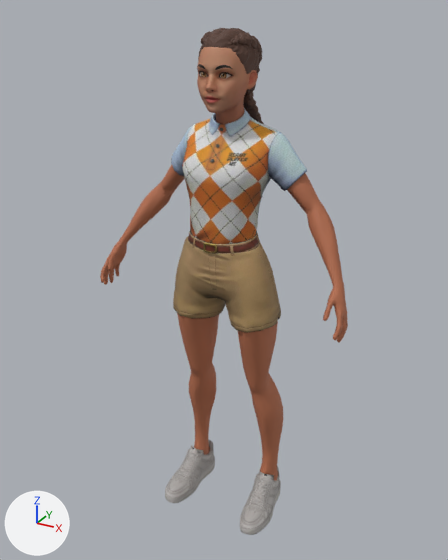
The glTF model public/assets/models/scene3/character_girlfriend/animated-girlfriend.glb as it was, and as the next commit left it.
Both versions are drawn from a camera (50 mm lens) standing at (0.945, -1.776, 1.811) and looking at (-0.02, -0.021, 0.934). Arrows for +X, +Y and +Z are at lower left; the lights stay in place. Vertices at the same position are counted once.

The first picture shows 'Wolf3D_Body', 'Wolf3D_Hair', 'Wolf3D_Head', 'Wolf3D_Outfit_Bottom', 'Wolf3D_Outfit_Footwear', 'Wolf3D_Outfit_Top'.
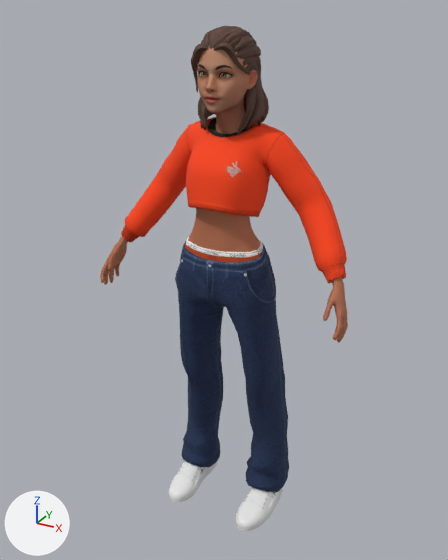
Where the change shows, as pixel boxes [x1, y1, x2, y2] in the pictures (448 x 560 px):
'Wolf3D_Outfit_Bottom.001', added: after [175, 237, 289, 492]
'Wolf3D_Outfit_Top.001', added: after [121, 117, 347, 283]
'Wolf3D_Body', deleted: before [100, 164, 348, 481]
'Wolf3D_Outfit_Top', deleted: before [171, 108, 307, 244]
'Wolf3D_Outfit_Bottom', deleted: before [173, 230, 281, 333]
'Wolf3D_Body.001', added: after [100, 208, 348, 343]
'Wolf3D_Outfit_Footwear', reshaped: before [165, 440, 281, 535]; after [169, 461, 283, 531]
'Wolf3D_Hair.001', added: after [191, 26, 269, 135]
'Wolf3D_Hair', deleted: before [198, 28, 264, 197]
part 1 of me_wolf3d_outfit_footwear, rebuilt: before [165, 440, 215, 503]; after [169, 461, 218, 502]
part 2 of me_wolf3d_outfit_footwear, rebuilt: before [240, 466, 281, 535]; after [236, 487, 283, 531]

Patch to the scene script:
```diff
--- a/public/assets/models/scene3/character_girlfriend/animated-girlfriend.glb.py
+++ b/public/assets/models/scene3/character_girlfriend/animated-girlfriend.glb.py
@@ mat_wolf3d_outfit_footwear @@
+mat_wolf3d_outfit_footwear = bpy.data.materials.new('Wolf3D_Outfit_Footwear')
+# uses the picture img_image_4
+# uses the picture img_image_5
+# uses the picture img_image_6
@@ mat_wolf3d_outfit_top @@
+mat_wolf3d_outfit_top = bpy.data.materials.new('Wolf3D_Outfit_Top')
+# uses the picture img_image_7
+# uses the picture img_image_8
+# uses the picture img_image_9
@@ mat_wolf3d_outfit_bottom @@
+mat_wolf3d_outfit_bottom = bpy.data.materials.new('Wolf3D_Outfit_Bottom')
+# uses the picture img_image_1
+# uses the picture img_image_2
+# uses the picture img_image_3
@@ mat_wolf3d_hair @@
+mat_wolf3d_hair = bpy.data.materials.new('Wolf3D_Hair')
+# uses the picture img_basecolor_002
+# uses the picture img_hair_16_n
@@ mat_wolf3d_body @@
+mat_wolf3d_body = bpy.data.materials.new('Wolf3D_Body')
+# uses the picture img_basecolor_001
+# uses the picture img_image_0
@@ me_wolf3d_outfit_footwear @@
-me_wolf3d_outfit_footwear.from_pydata(...)  # 706 vertices, 1322 faces; spans x -0.222..0.222, y -0.203..0.097, z 0.001..0.148
-me_wolf3d_outfit_footwear.materials.append(mat_wolf3d_outfit_footwear_001)
+me_wolf3d_outfit_footwear.from_pydata(...)  # 451 vertices, 847 faces; spans x -0.214..0.214, y -0.2..0.124, z 0.0..0.138
+# me_wolf3d_outfit_footwear part 1: the loose piece of 353 vertices spanning x -0.222..-0.112, y -0.203..0.097, z 0.001..0.148 is rebuilt with 226 vertices and now spans x -0.214..-0.103, y -0.199..0.124, z 0.0..0.138, in mat_wolf3d_outfit_footwear
+# me_wolf3d_outfit_footwear part 2: the loose piece of 353 vertices spanning x 0.112..0.222, y -0.203..0.097, z 0.001..0.148 is rebuilt with 207 vertices and now spans x 0.103..0.214, y -0.2..0.124, z 0.0..0.138, in mat_wolf3d_outfit_footwear
+me_wolf3d_outfit_footwear.materials.append(mat_wolf3d_outfit_footwear)
@@ ob_wolf3d_body @@
-ob_wolf3d_body = bpy.data.objects.new('Wolf3D_Body', me_wolf3d_body)
@@ ob_wolf3d_hair @@
-ob_wolf3d_hair = bpy.data.objects.new('Wolf3D_Hair', me_wolf3d_hair)
@@ ob_wolf3d_outfit_bottom @@
-ob_wolf3d_outfit_bottom = bpy.data.objects.new('Wolf3D_Outfit_Bottom', me_wolf3d_outfit_bottom)
@@ ob_wolf3d_outfit_top @@
-ob_wolf3d_outfit_top = bpy.data.objects.new('Wolf3D_Outfit_Top', me_wolf3d_outfit_top)
@@ ob_wolf3d_outfit_top_001 @@
+ob_wolf3d_outfit_top_001 = bpy.data.objects.new('Wolf3D_Outfit_Top.001', me_wolf3d_outfit_top_001)  # 1337 vertices, 2604 faces; spans x -0.425..0.425, y -0.172..0.089, z 1.023..1.496
+ob_wolf3d_outfit_top_001.location = (0.0, 0.0, 0.0)
@@ ob_wolf3d_outfit_bottom_001 @@
+ob_wolf3d_outfit_bottom_001 = bpy.data.objects.new('Wolf3D_Outfit_Bottom.001', me_wolf3d_outfit_bottom_001)  # 667 vertices, 1280 faces; spans x -0.23..0.228, y -0.163..0.128, z 0.058..1.092
+ob_wolf3d_outfit_bottom_001.location = (0.0, 0.0, 0.0)
@@ ob_wolf3d_hair_001 @@
+ob_wolf3d_hair_001 = bpy.data.objects.new('Wolf3D_Hair.001', me_wolf3d_hair_001)  # 1069 vertices, 2064 faces; spans x -0.112..0.112, y -0.137..0.118, z 1.431..1.762
+ob_wolf3d_hair_001.location = (0.0, 0.0, 0.0)
@@ ob_wolf3d_body_001 @@
+ob_wolf3d_body_001 = bpy.data.objects.new('Wolf3D_Body.001', me_wolf3d_body_001)  # 894 vertices, 1720 faces; spans x -0.464..0.464, y -0.177..0.07, z 0.871..1.245
+ob_wolf3d_body_001.location = (0.0, 0.0, 0.0)
```
